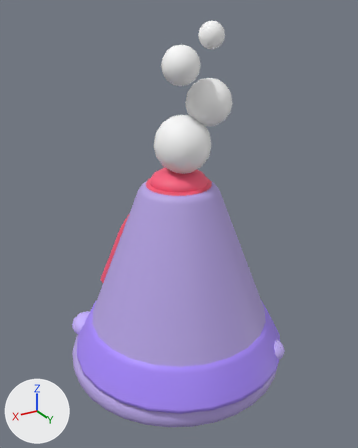
Renders of the FBX model EvolutionShop/Assets/EvolutionShop/Resources/Art/GrowthKit/DecorVolcano.fbx from each side of a commit.
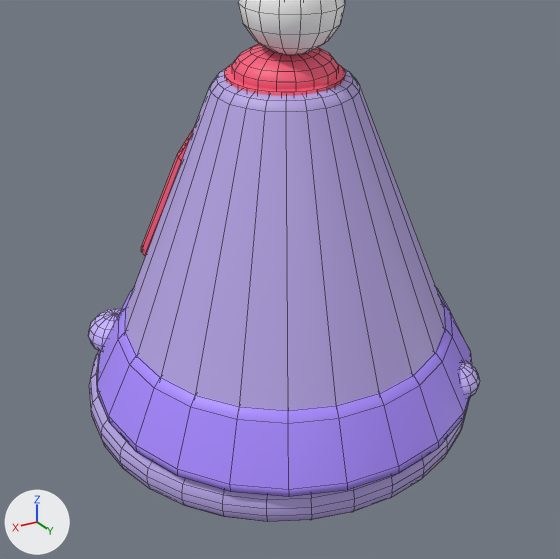
Old and new are each drawn whole from a 50 mm lens placed at (0.348, 0.591, 0.533), pointed at (0.001, 0.011, 0.243) and again close up on the part from 7% to 92% of the width and 32% to 100% of the height. The lights are fixed; the arrows at lower left show +X, +Y and +Z. The older version's two pictures come first. The close-ups show mesh edges as thin lines. Where no turn or scale is listed for an object, it has been applied to the vertices. Vertices at exactly the same position are counted once.

The older version as bpy lines, for what is in view:
```python
me_cylinder_413 = bpy.data.meshes.new('Cylinder.413')
me_cylinder_413.from_pydata(...)  # 1580 vertices, 1596 faces; spans x -0.17..0.17, y -0.17..0.176, z 0.0..0.522
# faces by material slot: [460, 122, 232, 46, 512, 224]
me_cylinder_413.materials.append(mat_gk_rock)  # purple #b9a7e8
me_cylinder_413.materials.append(mat_gk_lilac)  # purple #a98bff
me_cylinder_413.materials.append(mat_gk_glowcoral)  # red #ff5e7e
me_cylinder_413.materials.append(mat_gk_glowyellow)  # yellow #ffc93c
me_cylinder_413.materials.append(mat_gk_cloud)  # white #ffffff
me_cylinder_413.materials.append(mat_gk_pebble2)  # purple #c9b6ff
ob_decorvolcano_mesh = bpy.data.objects.new('DecorVolcano mesh', me_cylinder_413)
ob_decorvolcano_mesh.location = (0.0, 0.0, 0.0)
```
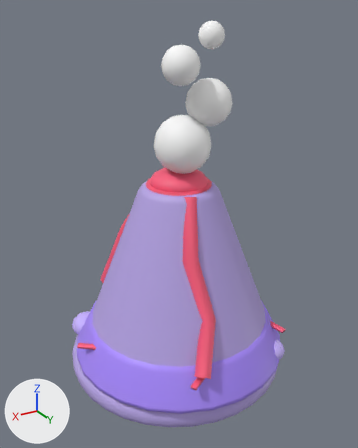
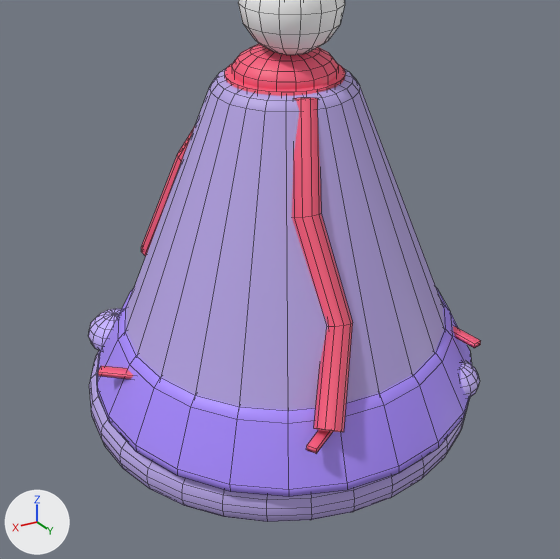
What changed in the scene script:
```text
Change me_cylinder_413:
    used by ob_decorvolcano_mesh; location = (0.0, 0.0, 0.0)
    remove me_cylinder_413.from_pydata(...)  # 1580 vertices, 1596 faces; spans x -0.17..0.17, y -0.17..0.176, z 0.0..0.522
    add me_cylinder_413.from_pydata(...)  # 1690 vertices, 1708 faces; spans x -0.17..0.17, y -0.17..0.176, z 0.0..0.522
    me_cylinder_413 part 1: a new loose piece of 40 vertices spanning x -0.001..0.06, y 0.045..0.164, z 0.078..0.305, in mat_gk_glowcoral (red #ff5e7e)
    me_cylinder_413 part 2
    16 vertices are added at x -0.122..0.168, y -0.151..0.164, z 0.078
    16 new vertices lie (0.0, 0.0, 0.004) away from vertices in x -0.122..0.168, y -0.151..0.164, z 0.078
    24 new faces join them, mat_gk_glowcoral (red #ff5e7e)
    other edits to the shape of me_cylinder_413 do not show in these pictures
```

Where the change shows, as pixel boxes (x1, y1, x2, y2) in the close-ups (560 x 559 px):
'DecorVolcano mesh', reshaped: before (88, 0, 480, 522); after (88, 0, 481, 522)
part 1 of me_cylinder_413, added (red): after (292, 98, 353, 432)
part 2 of me_cylinder_413, added: after (98, 326, 481, 454)
